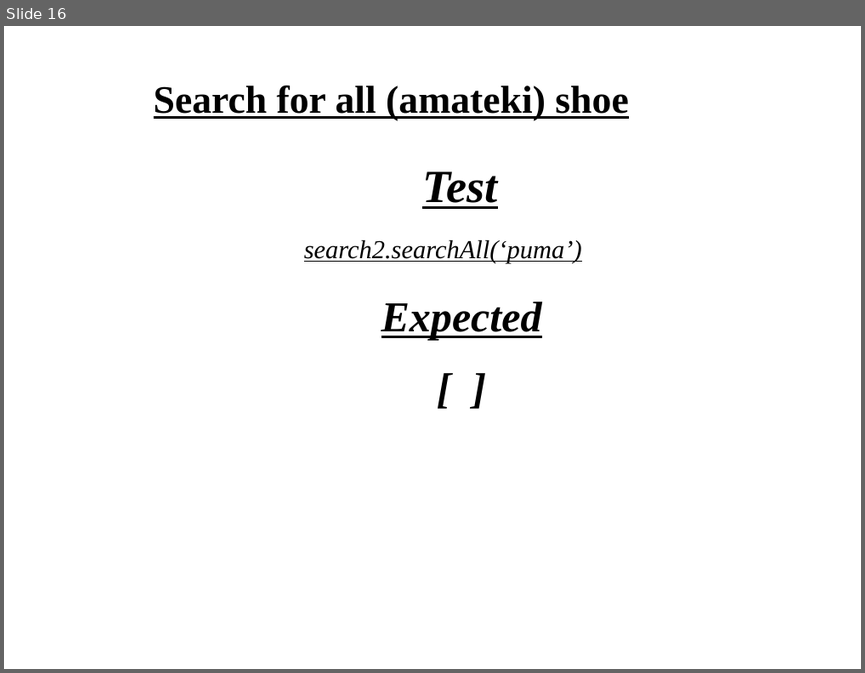
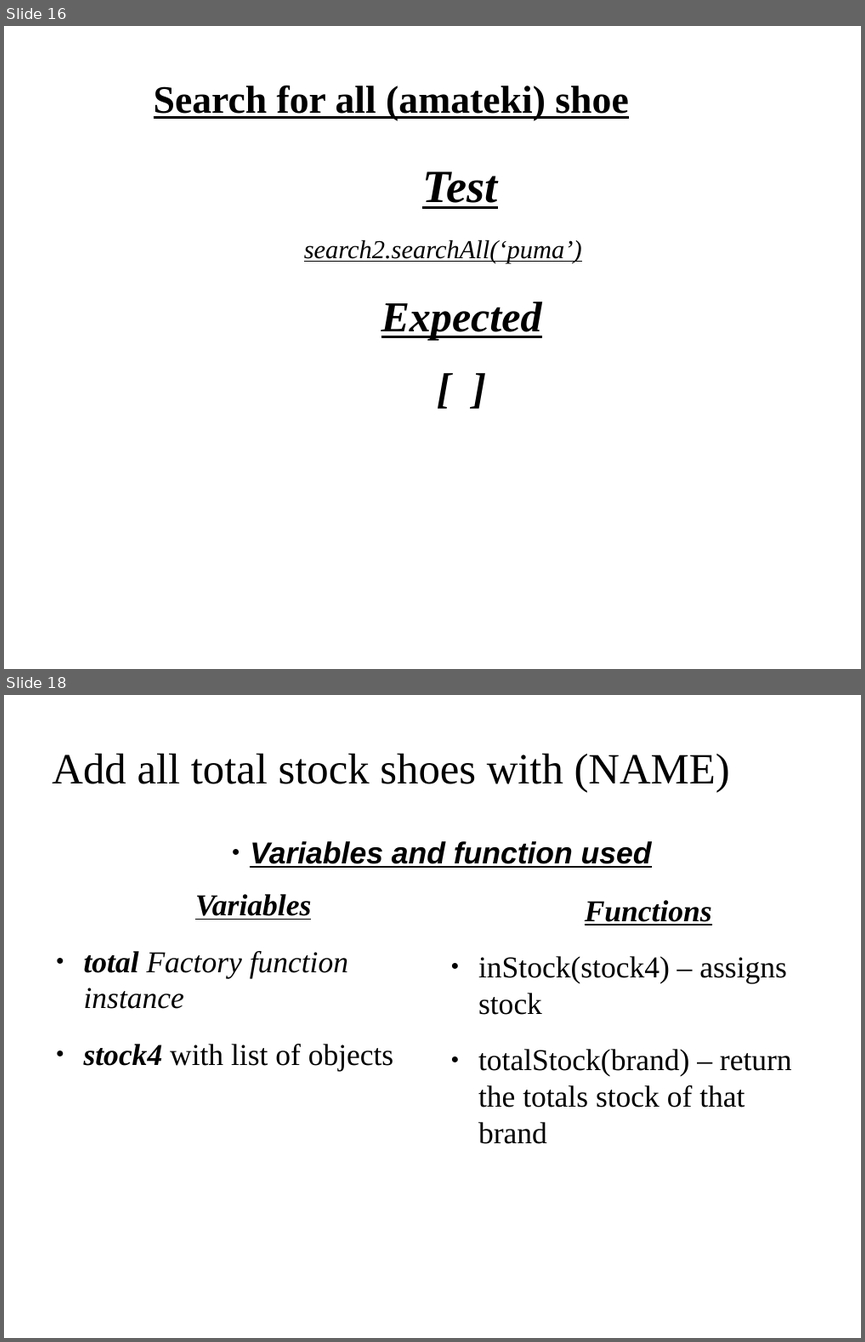
Before and after one commit to TaSiya/shoe, a slide deck: project presentation.odp. Shown one above the other, each under a label of ours: slide 16 before the commit, slides 16 and 18 after it; the slides between them are not shown. The pictures are 865x673 and 865x1342 pixels, drawn with LibreOffice and Linux fonts; fonts in the diff are those of the drawing; background and template pictures are left out. Boxes give left, top, right and bottom in pixels: in the first picture for what was removed or moved away, otherwise in the second. Text is boxed around its words. In the diff, an @@ line names an element or a change of style, - is before the commit and + after.

```diff
--- a/project presentation.odp
+++ b/project presentation.odp
@@ slide 18 added at bbox=[4, 695, 861, 1338], background picture (left out) @@
@@ title added at bbox=[52, 753, 730, 792], 40 pt, text #000000 @@
+Add all total stock shoes with (NAME)
@@ text added at bbox=[250, 841, 652, 868], 28 pt, text #000000, bold, italic, underline @@
+● Variables and function used
@@ text added at bbox=[84, 894, 394, 1071], 28 pt, text #000000, italic @@
+Variables
+● total Factory function instance
+● stock4 with list of objects
@@ text added at bbox=[478, 900, 792, 1144], 28 pt, text #000000 @@
+Functions
+● inStock(stock4) – assigns stock
+● totalStock(brand) – return the totals stock of that brand
```
Also in this commit, not shown: 2 slides changed, 14 other slides added, 3 other files.
